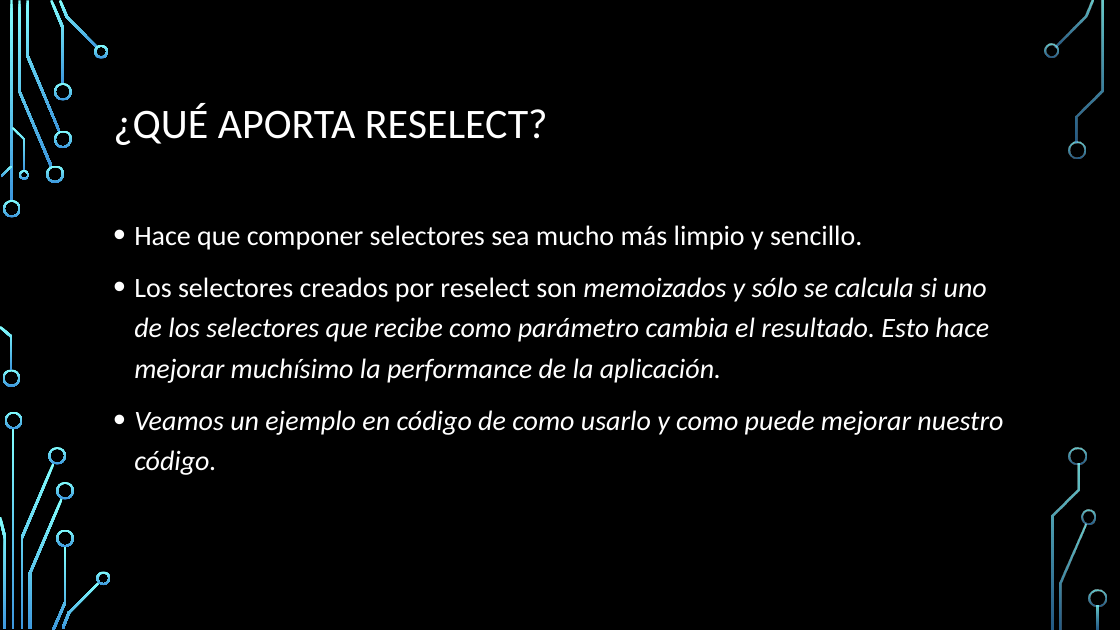
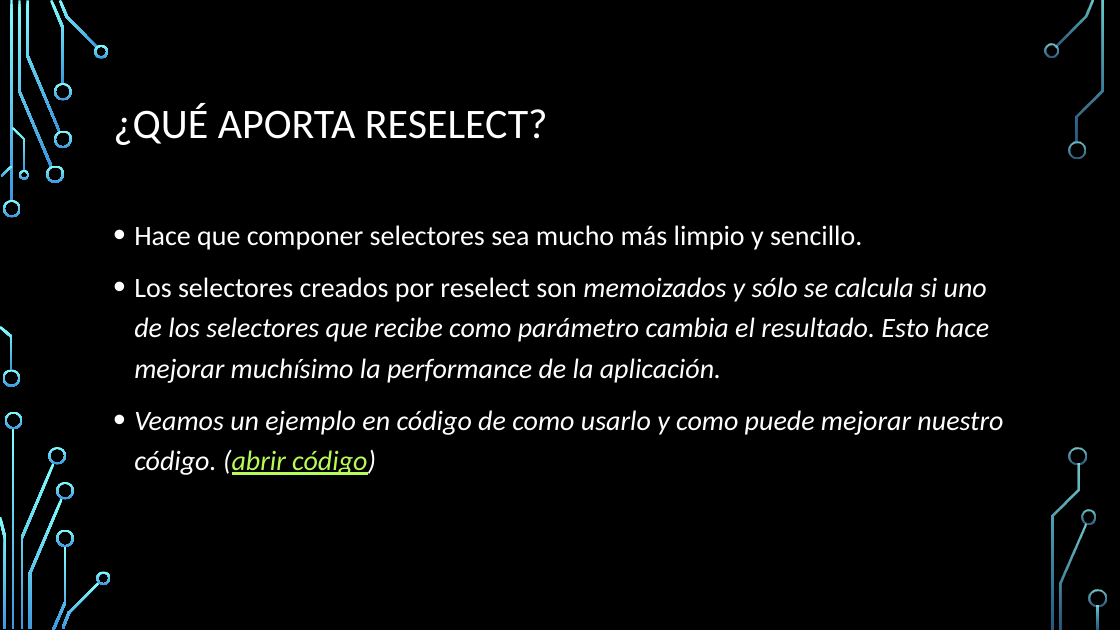
Before and after one commit to 73nko/Charla-Selectores, a slide deck: slide 7 of Presentación1.pptx. Drawn at 1120x630 pixels with LibreOffice and Linux fonts; fonts in the diff are those of the drawing; background and template pictures are left out. Boxes give left, top, right and bottom in pixels: in the first picture for what was removed or moved away, otherwise in the second. Text is boxed around its words. In the diff, an @@ line names an element or a change of style, - is before the commit and + after.

Commit message:
updated pptx

```diff
--- a/Presentación1.pptx
+++ b/Presentación1.pptx
@@ text at <box>134,410,1003,475</box>: text changed @@
-• Veamos un ejemplo en código de como usarlo y como puede mejorar nuestro código.
+• Veamos un ejemplo en código de como usarlo y como puede mejorar nuestro código. (abrir código)
```
Also in this commit, not shown: 1 other file.
